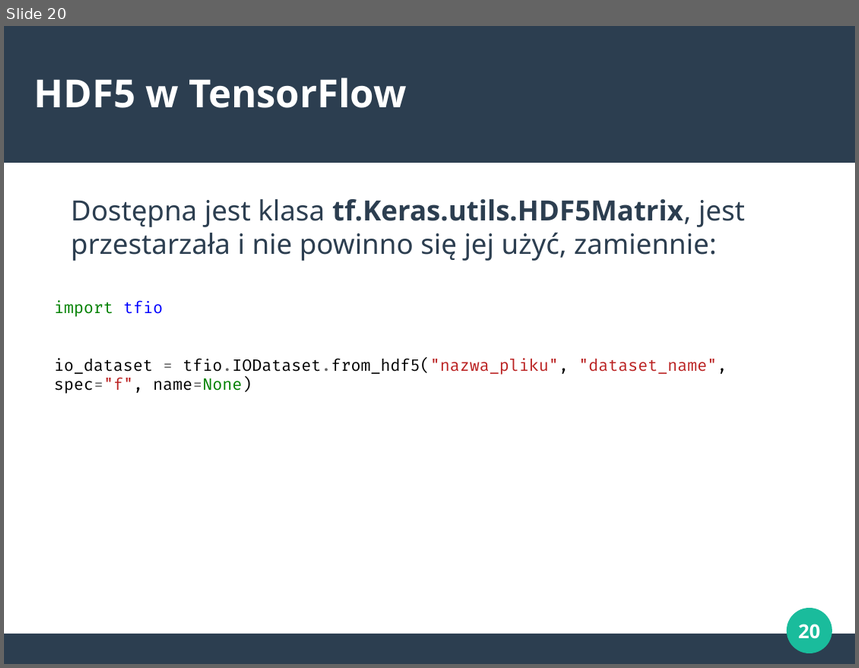
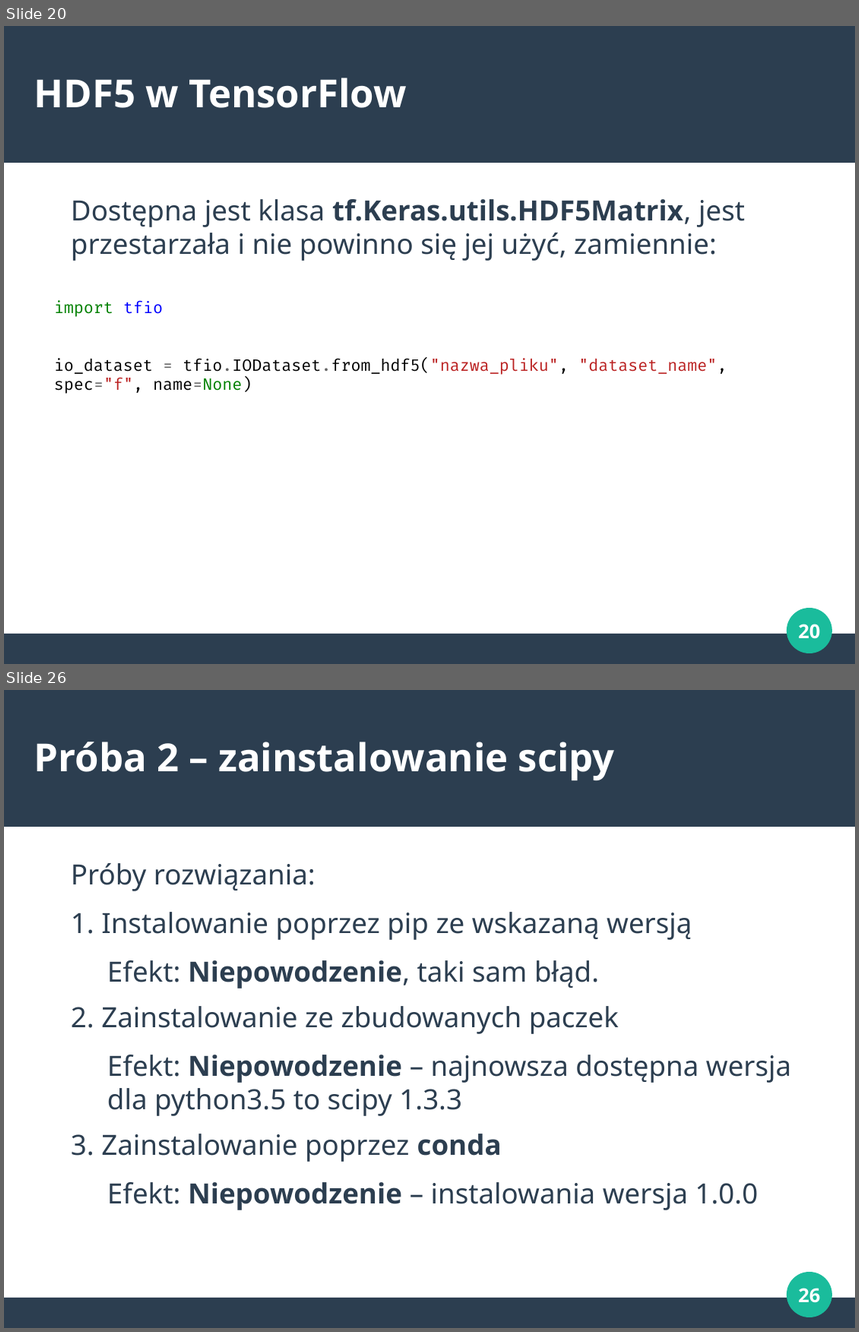
Before and after one commit to marcinbedcyc/seminarium, a slide deck: prezentacje/hdf5.odp. Shown one above the other, each under a label of ours: slide 20 before the commit, slides 20 and 26 after it; the slides between them are not shown. The pictures are 859x668 and 859x1332 pixels, drawn with LibreOffice and Linux fonts; fonts in the diff are those of the drawing. Boxes give left, top, right and bottom in pixels: in the first picture for what was removed or moved away, otherwise in the second. Text is boxed around its words. In the diff, an @@ line names an element or a change of style, - is before the commit and + after.

```diff
--- a/prezentacje/hdf5.odp
+++ b/prezentacje/hdf5.odp
@@ slide 26 added at (4,690,855,1328), background #FFFFFF; not listed: 3 template elements that a slide beside it also shows @@
@@ title added at (34,742,615,780), 36 pt, text #FFFFFF, bold @@
+Próba 2 – zainstalowanie scipy
@@ text added at (71,863,791,1211), 26 pt, text #2C3E50 @@
+Próby rozwiązania:
+1. Instalowanie poprzez pip ze wskazaną wersją
+  Efekt: Niepowodzenie, taki sam błąd.
+2. Zainstalowanie ze zbudowanych paczek
+  Efekt: Niepowodzenie – najnowsza dostępna wersja dla python3.5 to scipy 1.3.3
+3. Zainstalowanie poprzez conda
+  Efekt: Niepowodzenie – instalowania wersja 1.0.0
@@ page number added at (798,1288,820,1303), 18 pt, text #FFFFFF, bold @@
+26
```
Also in this commit, not shown: 10 other slides added, 1 other file.
